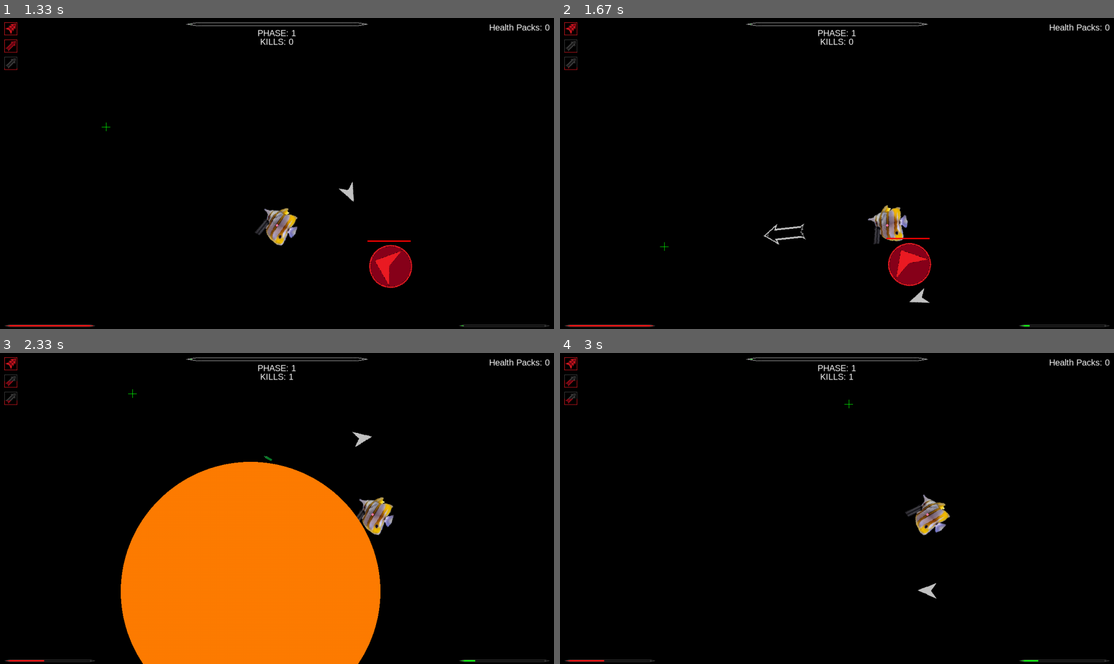
Above: before the commit, frames 1-4 (two rows, left to right).
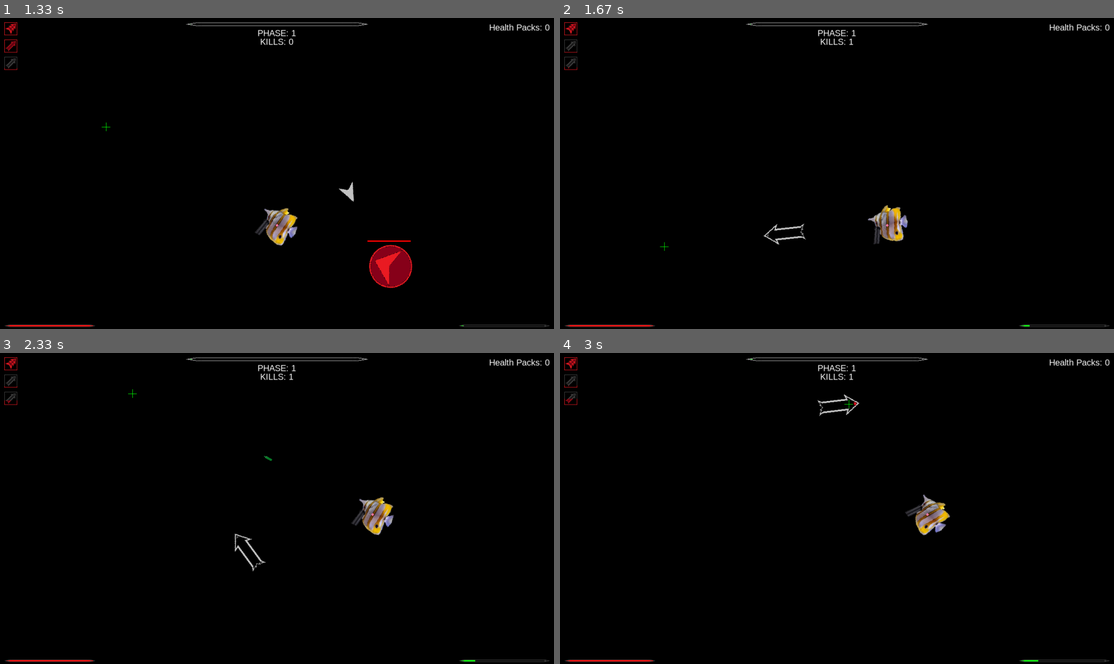
Above: after the commit, the same moments.

Repository: Jacob1Carter/BulletHellPygame
Game: pygame game, started from main.py
Same seed, same stepped clock (60 frames per second), same inputs: the game is played once before the commit and once after it.
Inputs (mouse positions are in pixels of both pictures, inside the frame that each line leads up to):
- Up to frame 1 (1.33 s): click (254, 185) at 0.38 s; tap Q at 0.67 s; click (105, 126) at 1.05 s
- Up to frame 2 (1.67 s): hold D from 1.33 s (still down); click (665, 245) at 1.42 s; tap E at 1.48 s
- Up to frame 3 (2.33 s): release D at 1.8 s; hold W 1.83-2.13 s; click (481, 617) at 1.92 s; hold D from 2.17 s (still down); click (132, 393) at 2.25 s
- Up to frame 4 (3 s): release D at 2.63 s; hold A from 2.67 s (still down); click (848, 402) at 2.75 s; tap E at 2.82 s

Frame 1 is identical in both runs. In frame 2, 1.0% of the frame differs, in the area x 52-68%, y 6-92%; in frame 3, 26%, in the area x 0-69%, y 8-100%; in frame 4, 0.3%.

Commit message:
Slash reworked to glaives

Diff:
--- a/entities.py
+++ b/entities.py
@@ -273,8 +273,8 @@
             self.rect = rect
             self.angle = angle
 
-    #   glaive animation cuts, printing 10 copies of glaive.png each turned 12 degrees form the previous,
-    #   giving a total arc of 120 degrees
+    #   glaives will spin around the player, dealing damage to enemies that come in contact with them,
+    #   and healing the player for the same amount.
     def __init__(self, player):
         self.glaive_prints = []
         self.x = player.x
@@ -294,6 +294,7 @@
         self.img = main.pygame.transform.scale(main.pygame.image.load(main.os.path.join("Assets", "slash.png")), (self.width, self.height))
         self.rotated_img = self.img
         self.rect = self.img.get_rect(center=(player.x, player.y))
+        self.damage = 50
         #   self.y += 40
 
 
--- a/main.py
+++ b/main.py
@@ -51,8 +51,7 @@
 
         #   Face player
 
-        enemies[enemy].angle = (360 - math.atan2(player.y - enemies[enemy].y,
-                                                 player.x - enemies[enemy].x) * 180 / math.pi) - 90
+        enemies[enemy].angle = (360 - math.atan2(player.y - enemies[enemy].y, player.x - enemies[enemy].x) * 180 / math.pi) - 90
         rot_image = pygame.transform.rotate(enemies[enemy].img, enemies[enemy].angle)
         enemies[enemy].rect = rot_image.get_rect(center=(enemies[enemy].x, enemies[enemy].y))
 
@@ -254,7 +253,7 @@
             bullets.remove(bullet)
 
 
-def handle_glaives(glaives, player):
+def handle_glaives(glaives, player, enemies):
     for glaive in glaives:
         glaive.angle += glaive.vel
         glaive.x = player.x + glaive.radius * math.cos(glaive.angle)
@@ -263,6 +262,14 @@
         rotation_angle = -math.degrees(glaive.angle) + 180
         glaive.rotated_img = pygame.transform.rotate(glaive.img, rotation_angle)
         glaive.rect = glaive.rotated_img.get_rect(center=(glaive.x, glaive.y))
+
+        for enemy in enemies:
+            distance = math.sqrt((glaive.x - enemies[enemy].x) ** 2 + (glaive.y - enemies[enemy].y) ** 2)
+            if distance <= enemies[enemy].width:
+                enemies[enemy].take_damage(glaive.damage)
+                glaives.remove(glaive)
+                player.heal(glaive.damage)
+                break
 
 
 def handle_rockets(rockets, player, enemies, bullets):
@@ -775,7 +782,7 @@
             handle_enemies(enemies, player, bullets, health_packs)
             pause = handle_player(player, keys_pressed, mouse_pressed, bullets, rockets, health_packs, glaives)
             handle_bullets(bullets, player, enemies)
-            handle_glaives(glaives, player)
+            handle_glaives(glaives, player, enemies)
             handle_rockets(rockets, player, enemies, bullets)
             display(player, enemies, icos, bullets, r_icos, glaive_icos, rockets, glaives, attribute_bar_ico,
                     progress_bar_ico, health_packs, reticule, phase, runtime, ui)
